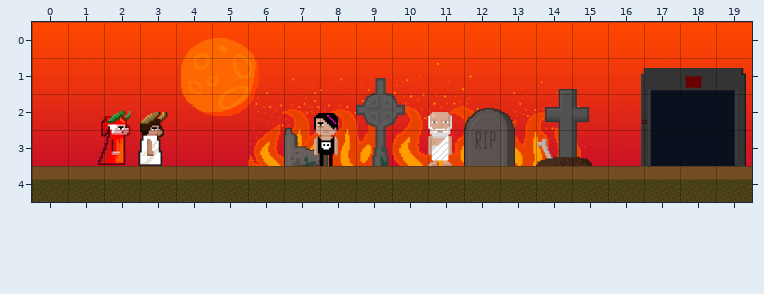
Tiled map (JSON): game/maps/level7_heresy.json. That is the earlier state.
Cells are 128x128 px. Shown: x 0..19, y 0..4.
After:
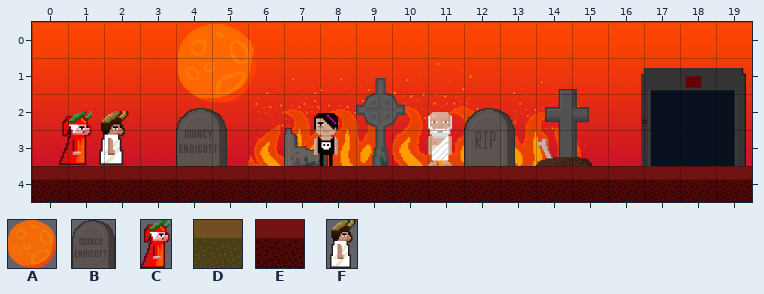
Key: from "background": A 65 "moon", B 75 "tomb5"; from "dante": C 0; from "tiles": D 10, E 12; from "virgil": F 0.
_ is an empty cell.
Objects are placed by their top-left corner, in cells (3,4 is the top-left corner of cell 3,4); size is 1x1 cell unless given.
Change:
Layer "background_objects_2":
Object A "moon" at 4.1,0.4 size 2.2x2.2 becomes A "moon" at 4,0.1 size 2.2x2.2.
Layer "background_objects_1":
A new object: B "tomb5" at 4,2.4 size 1.4x1.6.
Layer "ground":
Tile D gives way to tile E in row 4 at x 0 to 19.
Layer "game":
Object C "player" at 1.9,2.5 size 0.9x1.5 becomes C "player" at 0.8,2.5 size 0.9x1.5.
Object F "virgil" at 2.9,2.5 size 0.9x1.5 becomes F "virgil" at 1.8,2.5 size 0.9x1.5.
Pixel boxes of the changes (left, top, right, bottom) in both pictures:
changed: (32, 24, 752, 202)
